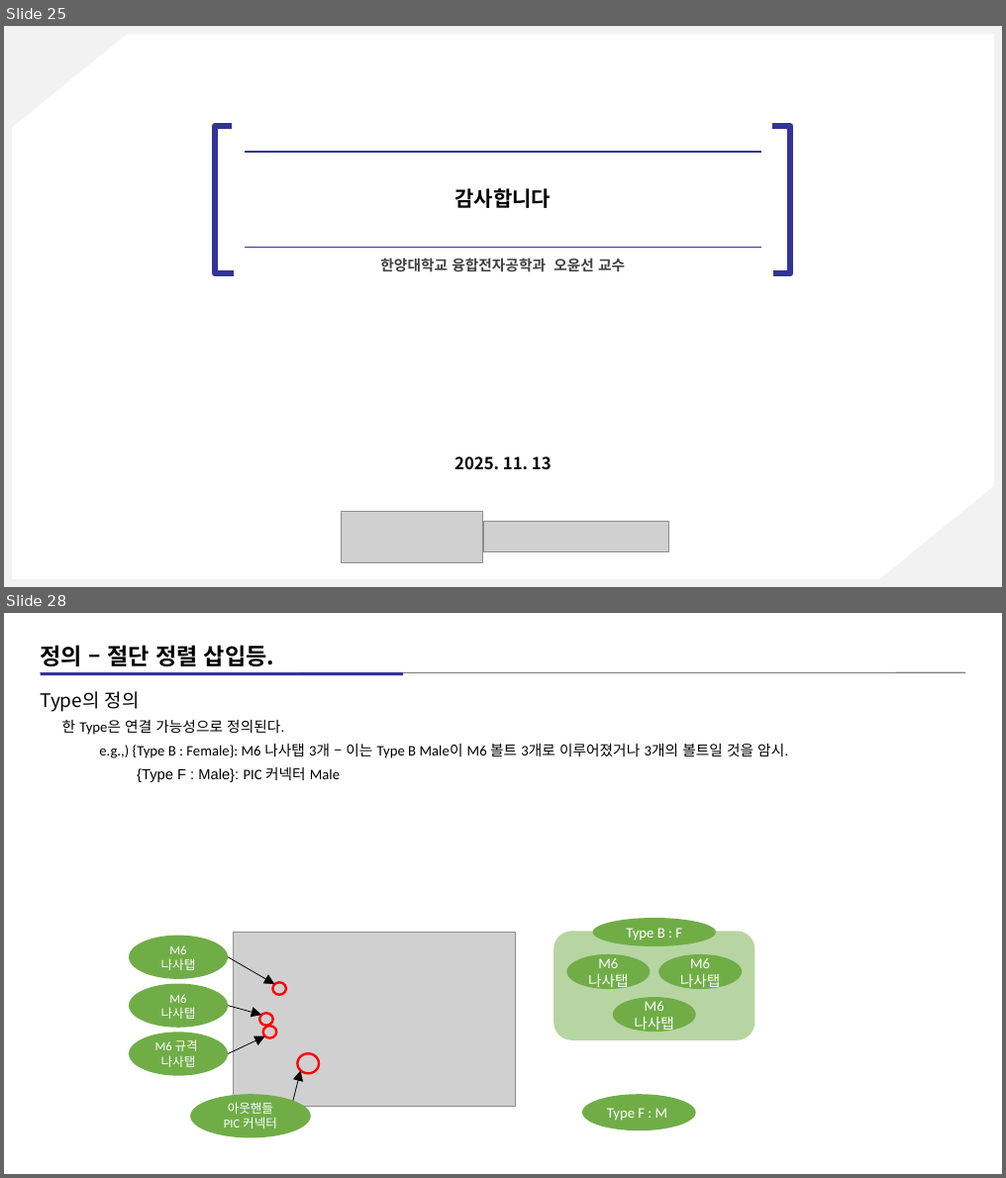
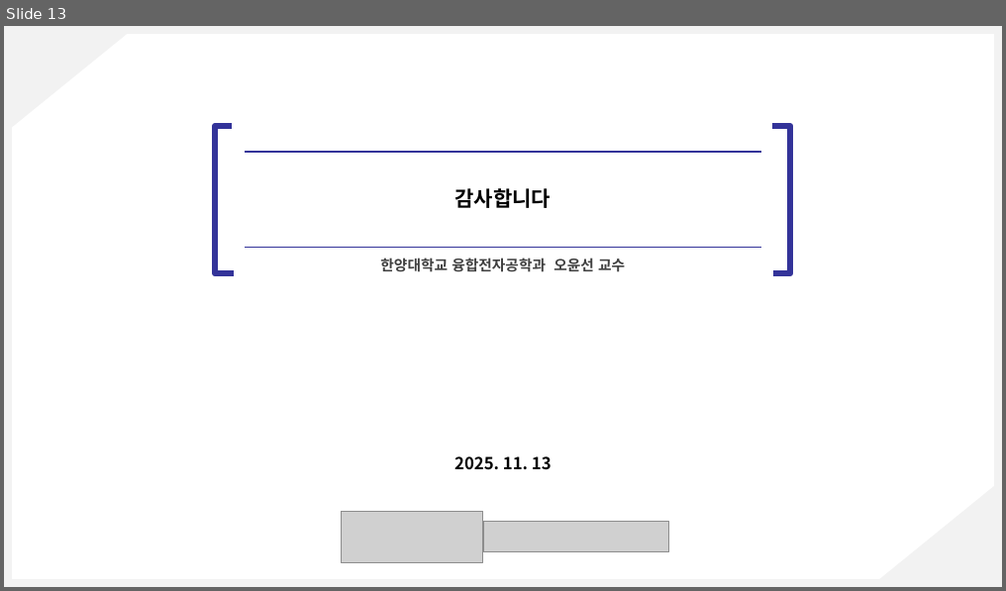
Before and after one commit to kimz1121/test, a slide deck: 현대차 심볼릭 플레너 예시 설명 자료_00.pptx. Shown one above the other, each under a label of ours: slides 25 and 28 before the commit, slide 13 after it; the slides between them are not shown. The pictures are 1006x1178 and 1006x591 pixels, drawn with LibreOffice and Linux fonts; fonts in the diff are those of the drawing; grey boxes stand for pictures. Boxes give left, top, right and bottom in pixels: in the first picture for what was removed or moved away, otherwise in the second. Text is boxed around its words. In the diff, an @@ line names an element or a change of style, - is before the commit and + after.

```diff
--- a/현대차 심볼릭 플레너 예시 설명 자료_00.pptx
+++ b/현대차 심볼릭 플레너 예시 설명 자료_00.pptx
@@ slide 28 removed at (x1=4, y1=613, x2=1002, y2=1174), background #FFFFFF @@
@@ text removed at (x1=40, y1=645, x2=274, y2=666) @@
-정의 – 절단 정렬 삽입등.
@@ line removed from (40, 672) to (966, 672) @@
@@ rectangle removed at (x1=40, y1=672, x2=403, y2=676) @@
@@ text removed at (x1=40, y1=691, x2=788, y2=782) @@
-Type의 정의
-한 Type은 연결 가능성으로 정의된다.
-e.g.,) {Type B : Female}: M6 나사탭 3개 – 이는 Type B Male이 M6 볼트 3개로 이루어졌거나 3개의 볼트일 것을 암시.
-{Type F : Male}: PIC 커넥터 Male
@@ group removed at (x1=129, y1=933, x2=515, y2=1107): 6 ellipses, 3 arrows, 1 picture @@
-M6
-나사탭
-M6
-나사탭
-M6 규격
-나사탭
@@ ellipse removed at (x1=297, y1=1054, x2=319, y2=1074) @@
@@ arrow removed from (293, 1101) to (300, 1071) @@
@@ ellipse removed at (x1=190, y1=1094, x2=311, y2=1139) @@
-아웃핸들
-PIC 커넥터
@@ group removed at (x1=553, y1=918, x2=754, y2=1131): 5 ellipses, 1 rounded rectangle @@
-M6 나사탭
-M6 나사탭
-M6 나사탭
-Type B : F
-Type F : M
@@ what was slide 25 is now slide 13 @@
```
Also in this commit, not shown: 3 slides changed, 1 slide added, 23 other slides removed.
